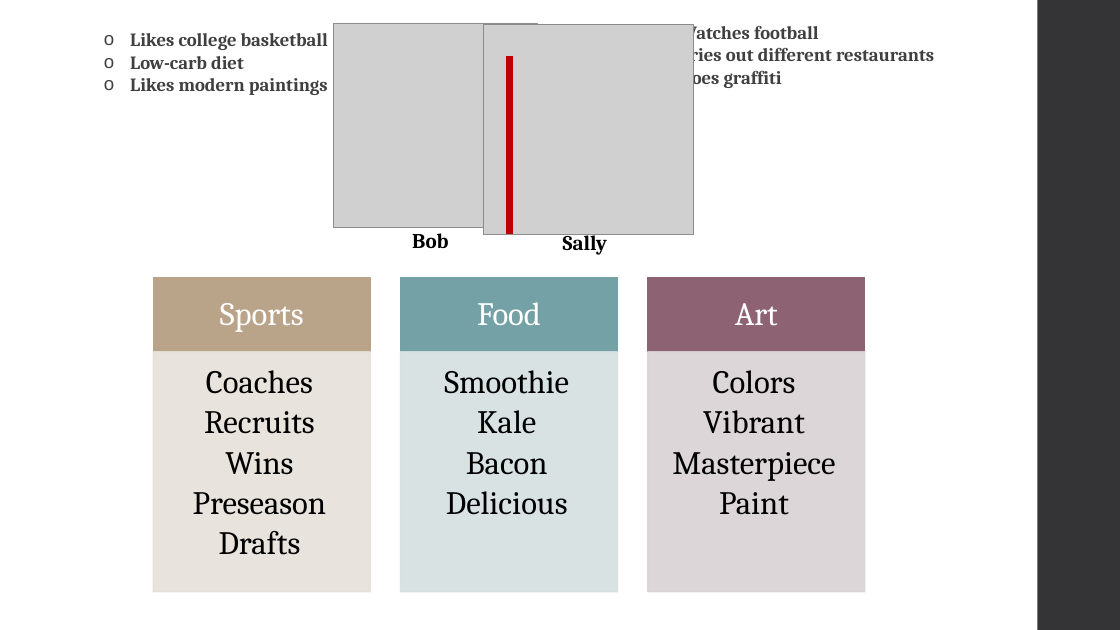
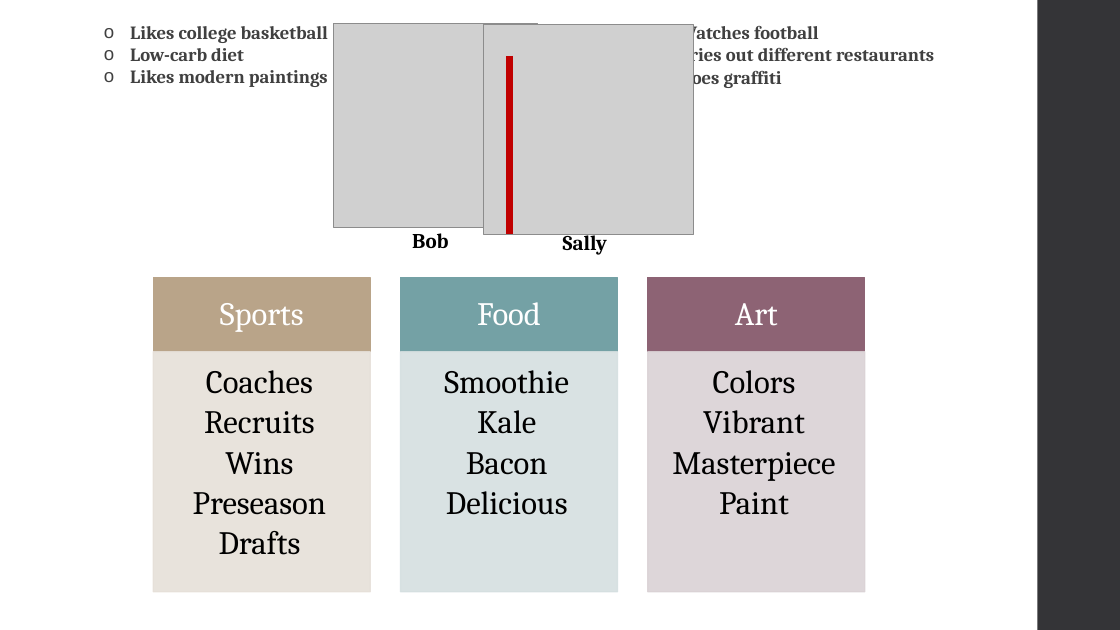
Before and after one commit to iamjz/Network-Recommendation-Engine, a slide deck: slide 5 of NetworkRecommendationEngine_Capstone_LZHAO.pptx. Drawn at 1120x630 pixels with LibreOffice and Linux fonts; fonts in the diff are those of the drawing; grey boxes stand for pictures. Boxes give left, top, right and bottom in pixels: in the first picture for what was removed or moved away, otherwise in the second. Text is boxed around its words. In the diff, an @@ line names an element or a change of style, - is before the commit and + after.

```diff
--- a/NetworkRecommendationEngine_Capstone_LZHAO.pptx
+++ b/NetworkRecommendationEngine_Capstone_LZHAO.pptx
@@ text "Likes college basketball": place and size @@
-text "Likes college basketball" at bbox=[130, 33, 328, 95]
+text "Likes college basketball" at bbox=[130, 26, 328, 87]
```
Also in this commit, not shown: 3 other slides changed, 6 slides added.
